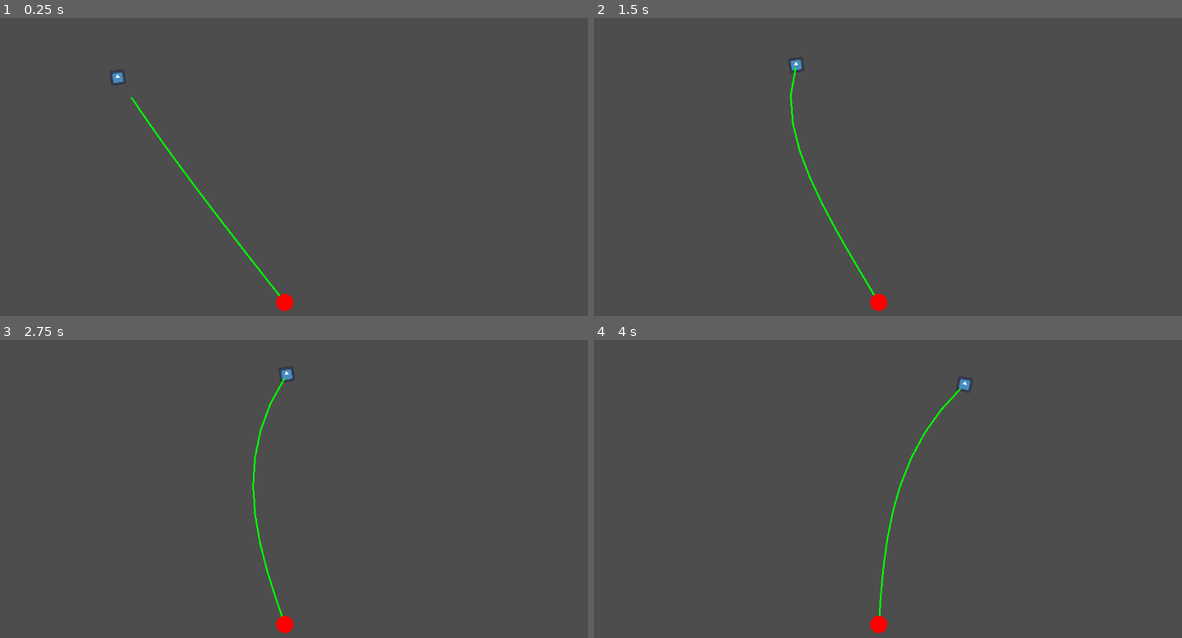
Above: before the commit, frames 1-4 (two rows, left to right).
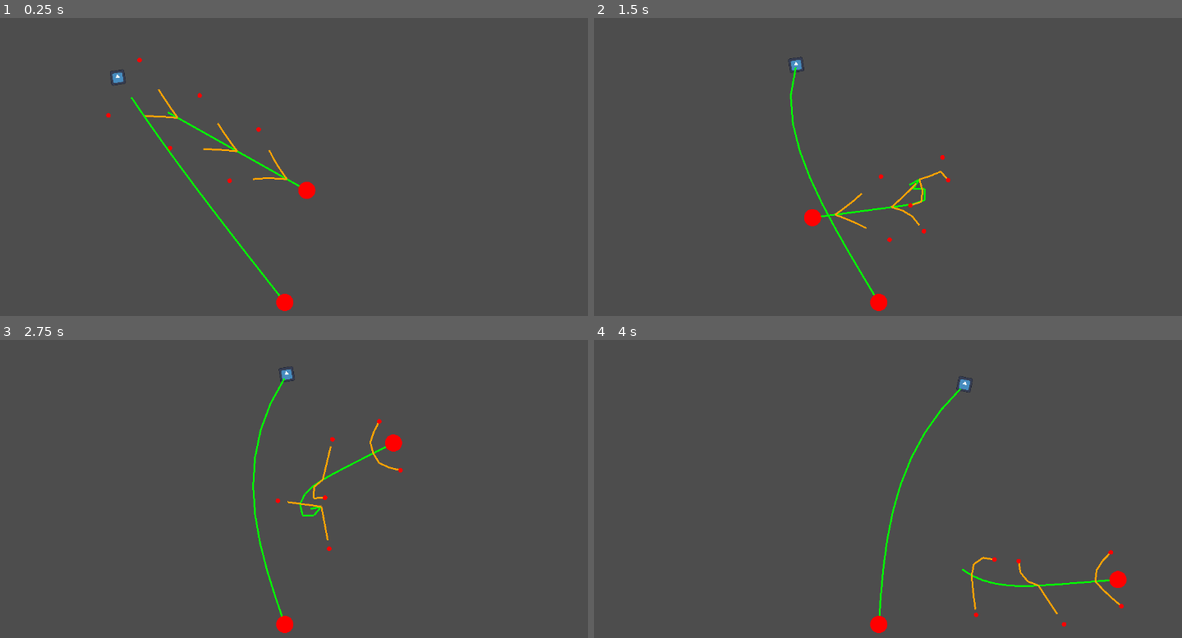
Above: after the commit, the same moments.

Repository: andypandy31/Procedual_Animation_Learning
Game: Godot game, scene res://main.tscn
Same seed, same stepped clock (60 frames per second), same inputs: the game is played once before the commit and once after it. The engine's default icon, where the game draws it, is replaced by a stand-in: a white triangle on a blue panel in a dark square.
Inputs (mouse positions are in pixels of both pictures, inside the frame that each line leads up to):
- Up to frame 1 (0.25 s): no input
- Up to frame 2 (1.5 s): move the mouse to (1064, 184) at 0.52 s; move the mouse to (788, 220) at 1.27 s
- Up to frame 3 (2.75 s): move the mouse to (393, 444) at 2.02 s
- Up to frame 4 (4 s): move the mouse to (888, 599) at 2.77 s; move the mouse to (1117, 578) at 3.52 s

The runs differ from the first frame. In frame 1, 0.6% of the frame differs, in the area x 18-54%, y 13-61%; in frame 2, 0.6%; in frame 3, 0.6%; in frame 4, 0.6%.

Commit message:
self_attempt_complete

Diff:
--- a/main.tscn
+++ b/main.tscn
@@ -1,10 +1,13 @@
-[gd_scene load_steps=3 format=3 uid="uid://rnyilkdff7y"]
+[gd_scene load_steps=4 format=3 uid="uid://rnyilkdff7y"]
 
 [ext_resource type="PackedScene" uid="uid://bdn4elcc4b7aj" path="res://self_attempt_one/traget_path.tscn" id="1_l3r42"]
+[ext_resource type="PackedScene" uid="uid://dqj36ulxnt8jl" path="res://test_bed_versions/snake.tscn" id="1_nrsk1"]
 [ext_resource type="PackedScene" uid="uid://ddaky32cvt5mn" path="res://self_attempt_one/IK_arm.tscn" id="2_wsiyg"]
 
 [node name="Main" type="Node2D"]
 
+[node name="Snake" parent="." instance=ExtResource("1_nrsk1")]
+
 [node name="Traget_Path" parent="." instance=ExtResource("1_l3r42")]
 
 [node name="IkArm" parent="." instance=ExtResource("2_wsiyg")]
--- /dev/null
+++ b/self_attempt_two_constrained/IK_arm_joint_angle_restrict.tscn
@@ -0,0 +1,3 @@
+[gd_scene format=3 uid="uid://dmxy0n82j2rxg"]
+
+[node name="IkArmJointAngleRestrict" type="Node2D"]
--- a/test_bed_versions/snake.gd
+++ b/test_bed_versions/snake.gd
@@ -1,9 +1,11 @@
 extends Node2D
+
+@onready var target := get_node_or_null("../Traget_Path/Target_PathFollow") as PathFollow2D
 
 @export var spine_segment_count := 15
 @export var spine_segment_length := 20.0
 
-@export var arm_segment_count := 3
+@export var arm_segment_count := 4
 @export var arm_segment_length := 20
 
 @export var arm_max_distance := 100.0
